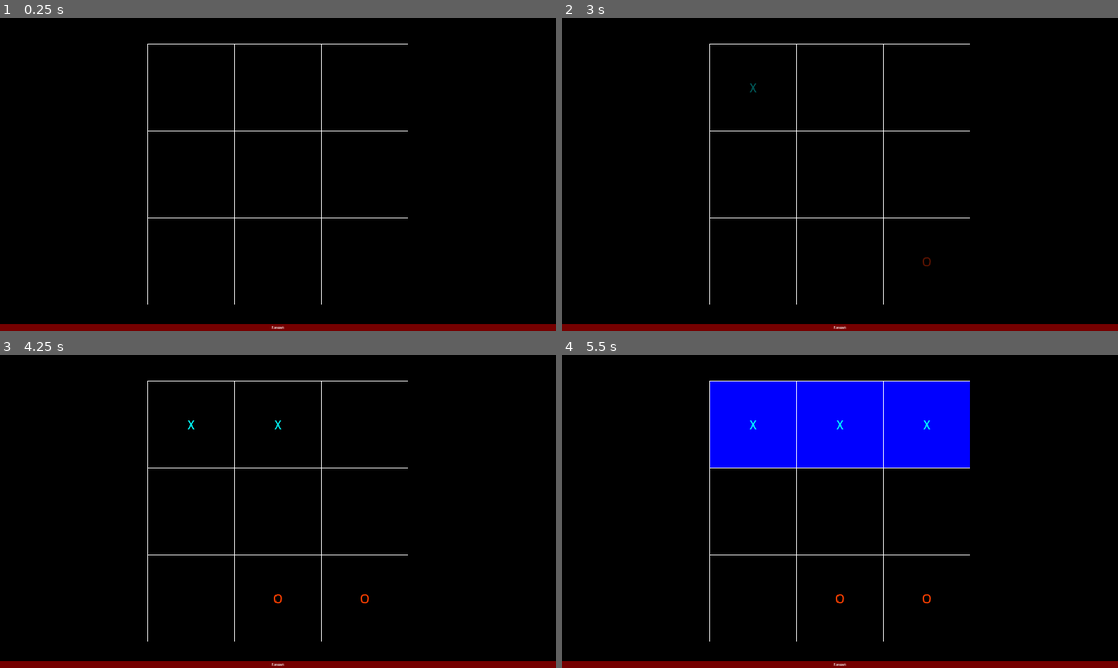
Above: before the commit, frames 1-4 (two rows, left to right).
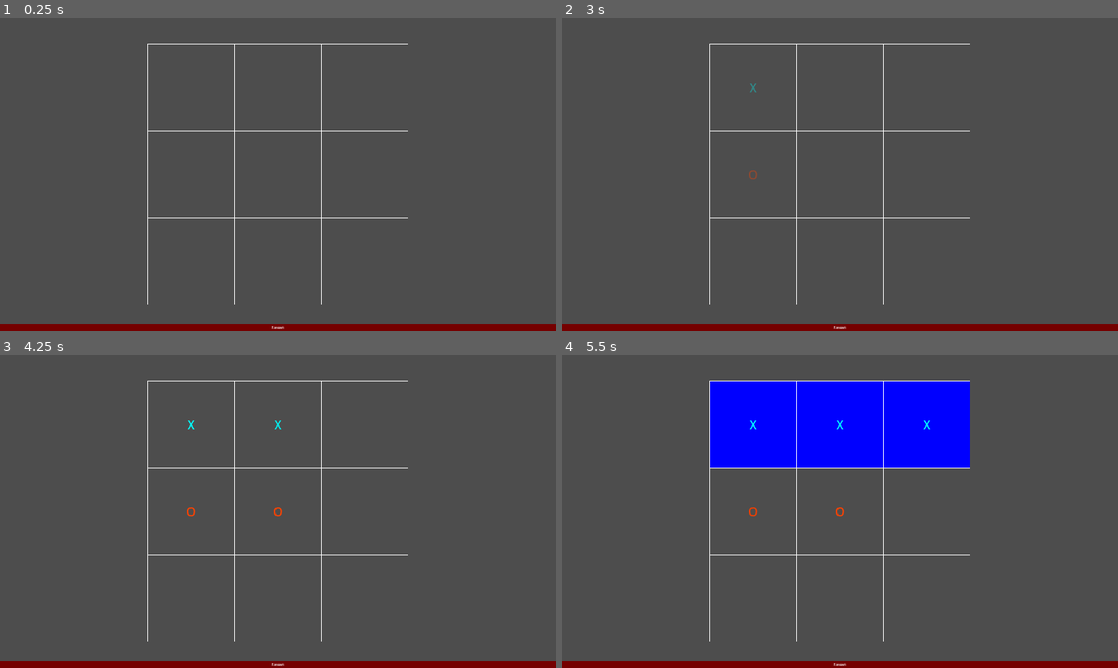
Above: after the commit, the same moments.

Repository: dennis-lincango/RespaldoGame
Game: Godot game, scene res://src/minigames/tic_tac_toe/tic_tac_toe.tscn
Two runs of this game, one before a commit and one after it. Both use one fixed random seed, a clock stepped at 60 frames per second and the inputs below.
Inputs (mouse positions are in pixels of both pictures, inside the frame that each line leads up to):
- Up to frame 1 (0.25 s): no input
- Up to frame 2 (3 s): click "Restart" at 0.5 s; click "Restart" at 1.25 s; click "Restart" at 2 s; click (751, 86) at 2.75 s
- Up to frame 3 (4.25 s): click (278, 423) at 3.52 s
- Up to frame 4 (5.5 s): click (928, 423) at 4.27 s; click (751, 511) at 5.02 s

The runs differ from the first frame. In frame 1, 97% of the frame differs, in the area x 0-100%, y 0-98%; in frame 2, 97%; in frame 3, 97%; in frame 4, 84%.

Commit message:
fix: size of grid container

Diff:
--- a/src/minigames/tic_tac_toe/tic_tac_toe.tscn
+++ b/src/minigames/tic_tac_toe/tic_tac_toe.tscn
@@ -7,18 +7,7 @@
 
 [sub_resource type="StyleBoxEmpty" id="StyleBoxEmpty_go4it"]
 
-[sub_resource type="Environment" id="Environment_4d651"]
-background_mode = 3
-glow_enabled = true
-glow_levels/1 = 3.5
-glow_levels/2 = 3.5
-glow_levels/4 = 1.0
-glow_levels/6 = 1.0
-glow_levels/7 = 1.0
-glow_bloom = 0.05
-glow_blend_mode = 1
-
-[node name="Main" type="Control"]
+[node name="TicTacToe" type="Control"]
 layout_mode = 3
 anchors_preset = 15
 anchor_right = 1.0
@@ -27,15 +16,6 @@
 grow_vertical = 2
 script = ExtResource("1_bqh2c")
 play_with = "AI"
-
-[node name="BG" type="ColorRect" parent="."]
-layout_mode = 1
-anchors_preset = 15
-anchor_right = 1.0
-anchor_bottom = 1.0
-grow_horizontal = 2
-grow_vertical = 2
-color = Color(0, 0, 0, 1)
 
 [node name="Cells" type="GridContainer" parent="."]
 layout_mode = 1
@@ -72,7 +52,4 @@
 theme_override_styles/focus = SubResource("StyleBoxEmpty_go4it")
 text = "Restart"
 
-[node name="WorldEnvironment" type="WorldEnvironment" parent="."]
-environment = SubResource("Environment_4d651")
-
 [connection signal="pressed" from="RestartButton" to="." method="_on_restart_button_pressed"]
Not shown: 1 places in src/minigames/tic_tac_toe/tic_tac_toe.tscn that only renumber resources
